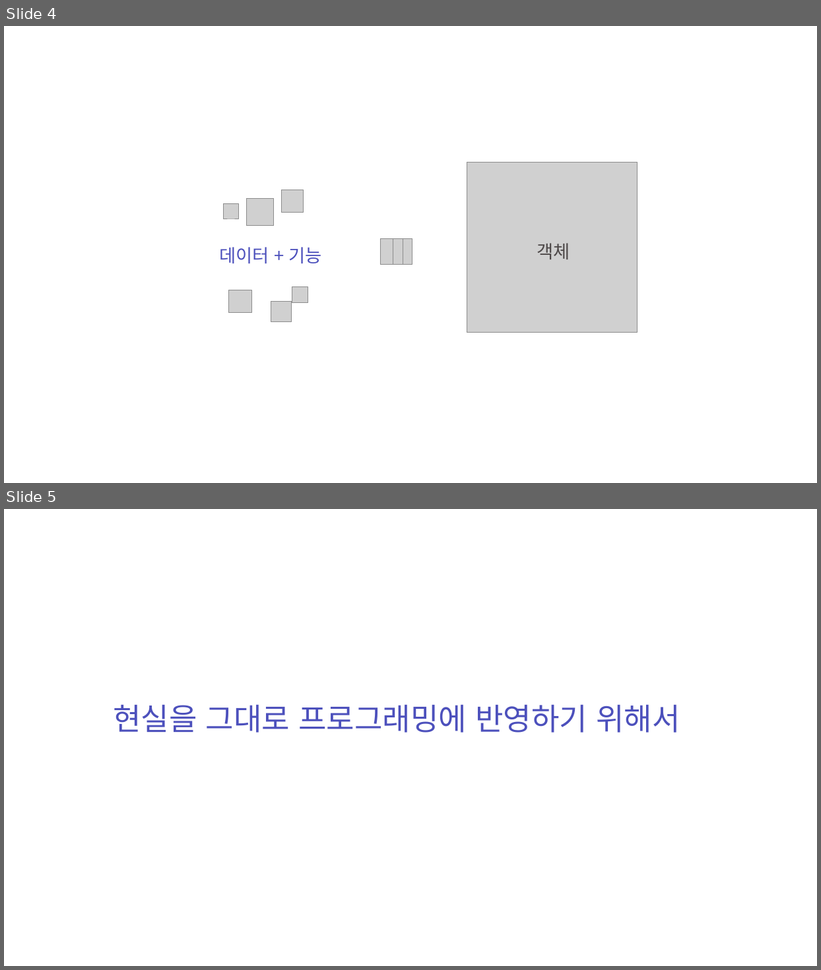
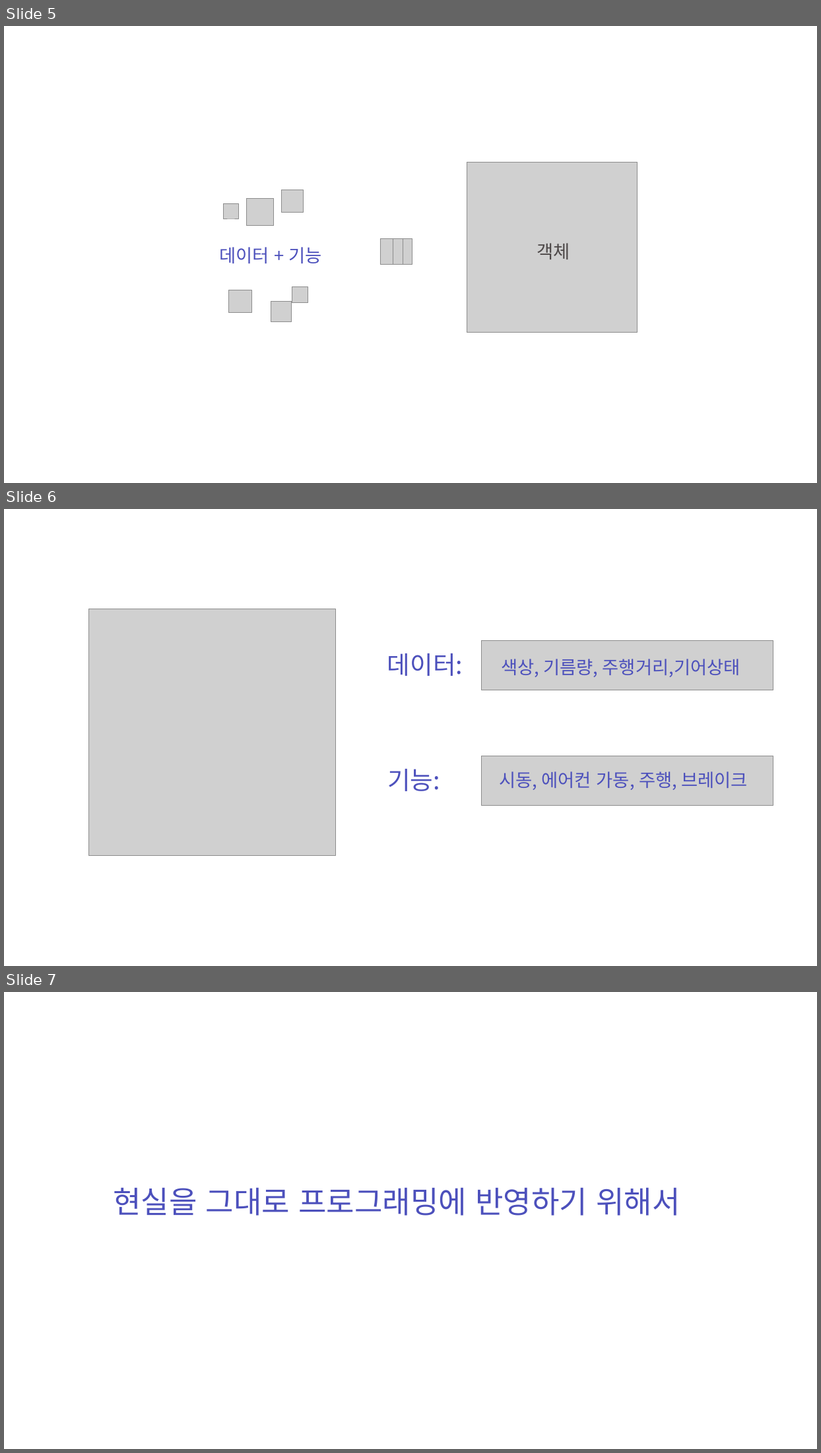
Before and after one commit to zest132/JavaLecture, a slide deck: JavaLecture/LectureFile/java 6강.pptx. Shown one above the other, each under a label of ours: slides 4 and 5 before the commit, slides 5, 6 and 7 after it. The pictures are 821x970 and 821x1453 pixels, drawn with LibreOffice and Linux fonts; fonts in the diff are those of the drawing; grey boxes stand for pictures; background and template pictures are left out. Boxes give left, top, right and bottom in pixels: in the first picture for what was removed or moved away, otherwise in the second. Text is boxed around its words. In the diff, an @@ line names an element or a change of style, - is before the commit and + after.

```diff
--- a/JavaLecture/LectureFile/java 6강.pptx
+++ b/JavaLecture/LectureFile/java 6강.pptx
@@ slide 6 added at (4, 509, 817, 966), background #FFFFFF @@
@@ picture added at (88, 609, 335, 855) @@
@@ picture added at (482, 641, 773, 691) @@
@@ text added at (387, 654, 463, 676), 44 pt, text #4C50BC @@
+데이터:
@@ text added at (501, 659, 741, 677), 32 pt, text #4C50BC @@
+색상, 기름량, 주행거리,기어상태
@@ picture added at (482, 756, 773, 805) @@
@@ text added at (387, 769, 440, 791), 44 pt, text #4C50BC @@
+기능:
@@ text added at (499, 772, 748, 790), 32 pt, text #4C50BC @@
+시동, 에어컨 가동, 주행, 브레이크
@@ what was slide 4 is now slide 5 @@
@@ what was slide 5 is now slide 7 @@
```
Also in this commit, not shown: 2 slides changed, 13 other slides added, 1 slide removed, 2 other files.
